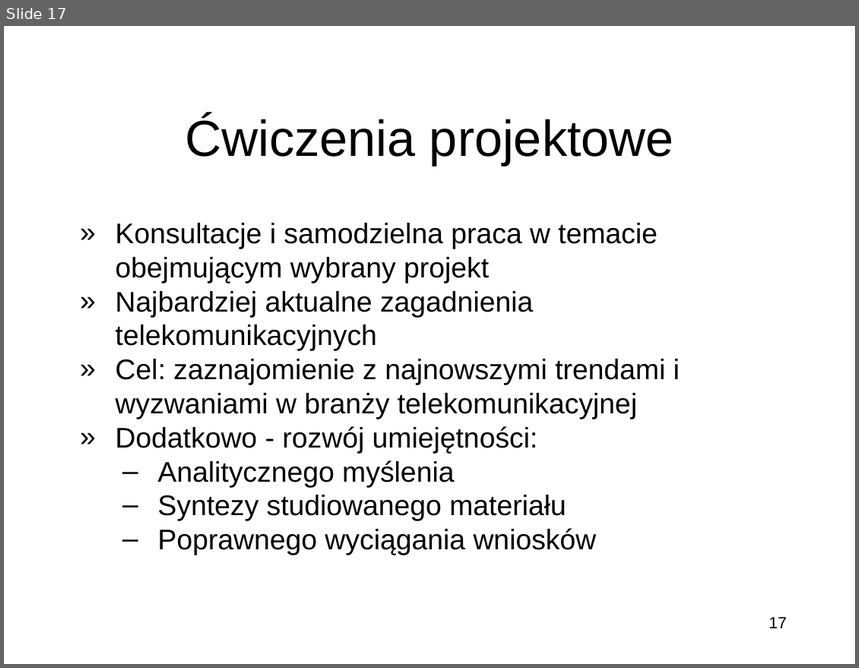
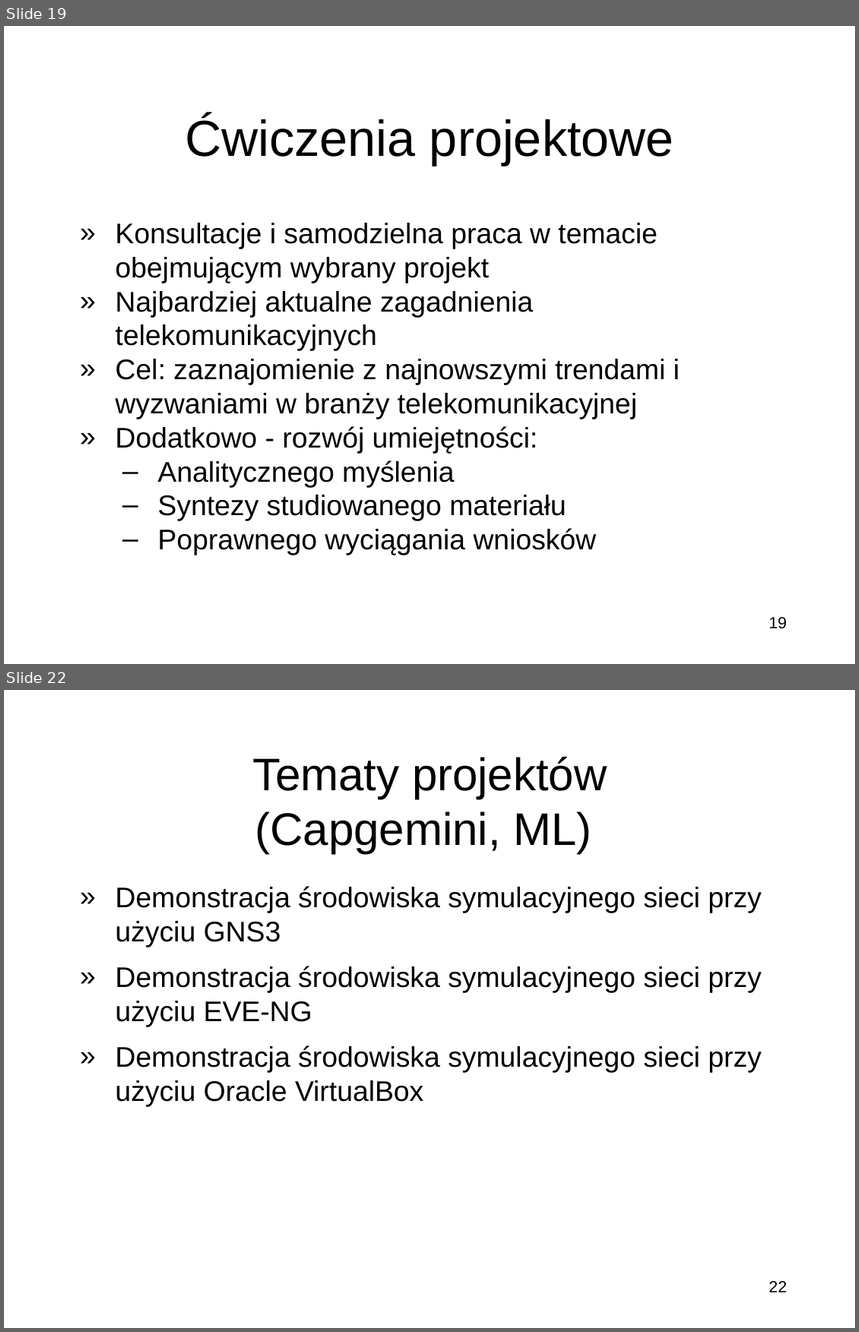
Before and after one commit to miklesz/Courses, a slide deck: Kierunki Rozwoju Telekomunikacji/Wprowadzenie do przedmiotu Kierunki Rozwoju Telekomunikacji.pptx. Shown one above the other, each under a label of ours: slide 17 before the commit, slides 19 and 22 after it; the slides between them are not shown. The pictures are 859x668 and 859x1332 pixels, drawn with LibreOffice and Linux fonts; fonts in the diff are those of the drawing; background and template pictures are left out. Boxes give left, top, right and bottom in pixels: in the first picture for what was removed or moved away, otherwise in the second. Text is boxed around its words. In the diff, an @@ line names an element or a change of style, - is before the commit and + after.

```diff
--- a/Kierunki Rozwoju Telekomunikacji/Wprowadzenie do przedmiotu Kierunki Rozwoju Telekomunikacji.pptx
+++ b/Kierunki Rozwoju Telekomunikacji/Wprowadzenie do przedmiotu Kierunki Rozwoju Telekomunikacji.pptx
@@ slide 22 added at [4,690,855,1328], background picture (left out) @@
@@ title added at [253,756,607,853], 38.5 pt, text #000000 @@
+Tematy projektów
+(Capgemini, ML)
@@ text added at [115,886,762,1107], 24 pt, text #000000 @@
+» Demonstracja środowiska symulacyjnego sieci przy użyciu GNS3
+» Demonstracja środowiska symulacyjnego sieci przy użyciu EVE-NG
+» Demonstracja środowiska symulacyjnego sieci przy użyciu Oracle VirtualBox
@@ page number added at [769,1281,788,1293], 13.7 pt, text #000000 @@
+22
@@ what was slide 17 is now slide 19 @@
@@ page number at [769,617,788,629]: text changed @@
-17
+19
```
Also in this commit, not shown: 10 slides changed, 5 other slides added, 3 slides removed, 1 other file.
